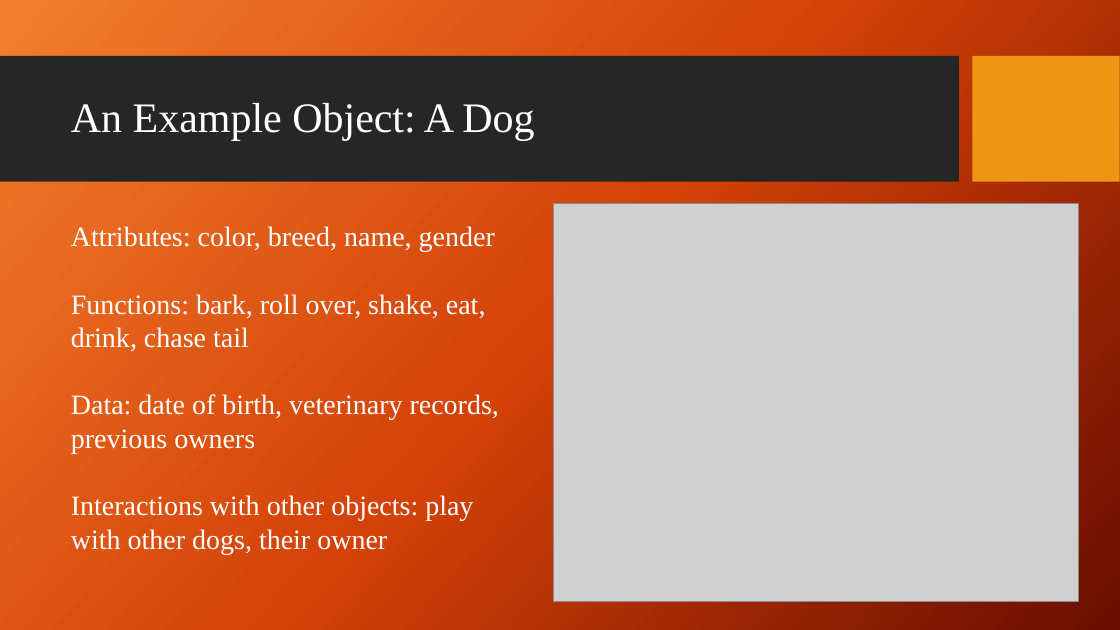
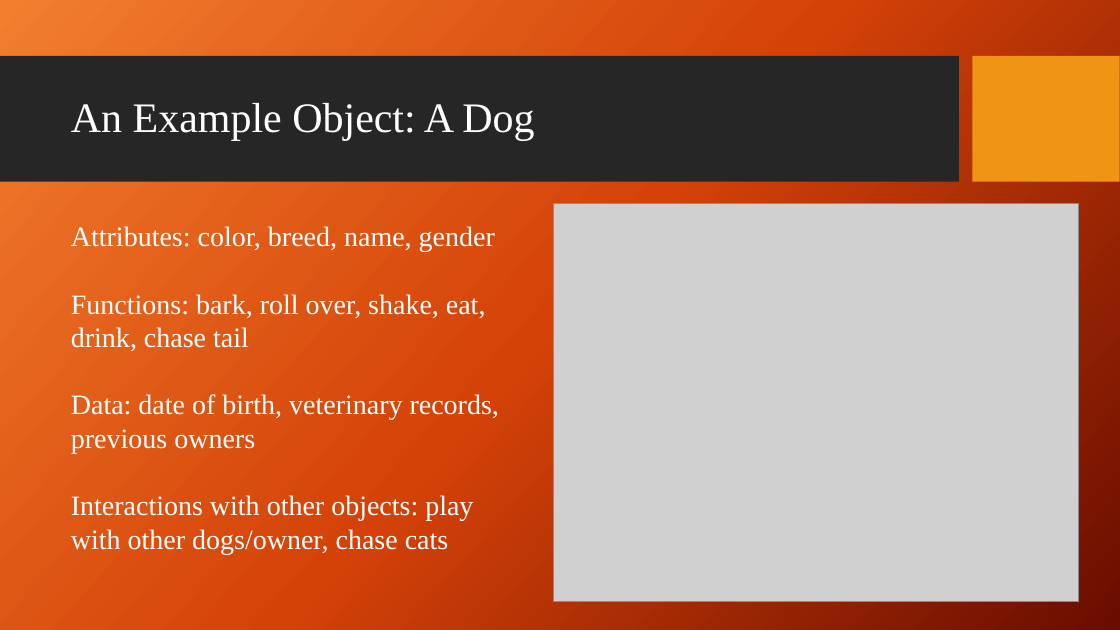
Before and after one commit to giganano/PythonBootcamp, a slide deck: slide 4 of slides/classes.pptx. Drawn at 1120x630 pixels with LibreOffice and Linux fonts; fonts in the diff are those of the drawing; grey boxes stand for pictures; background and template pictures are left out. Boxes give left, top, right and bottom in pixels: in the first picture for what was removed or moved away, otherwise in the second. Text is boxed around its words. In the diff, an @@ line names an element or a change of style, - is before the commit and + after.

```diff
--- a/slides/classes.pptx
+++ b/slides/classes.pptx
@@ text at bbox=[71, 495, 473, 554]: text changed @@
-Interactions with other objects: play with other dogs, their owner
+Interactions with other objects: play with other dogs/owner, chase cats
```
Also in this commit, not shown: 6 other files.
